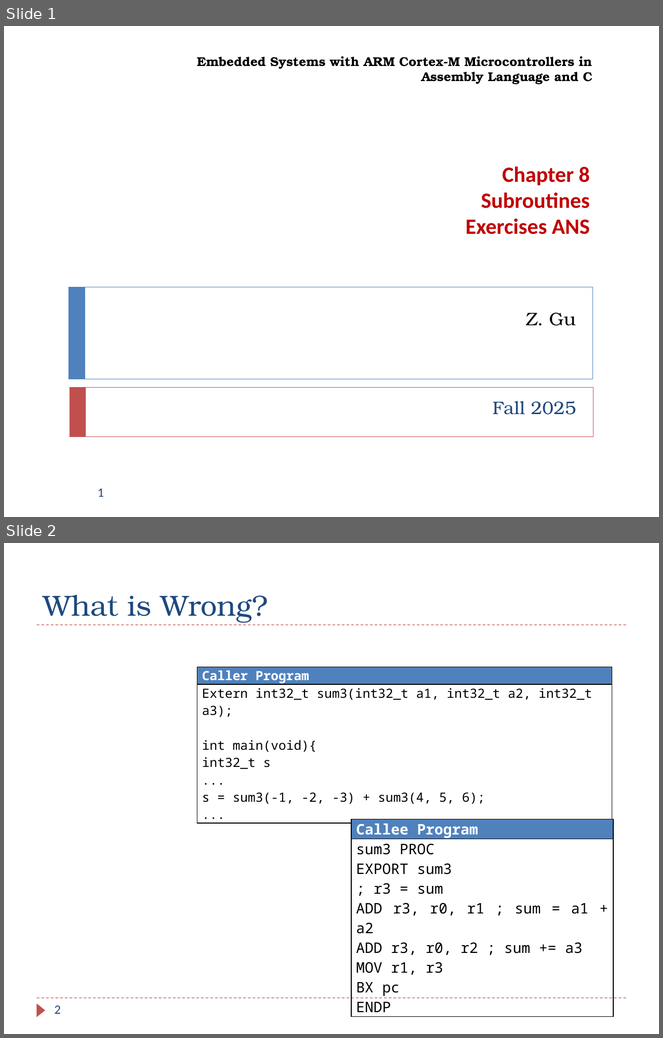
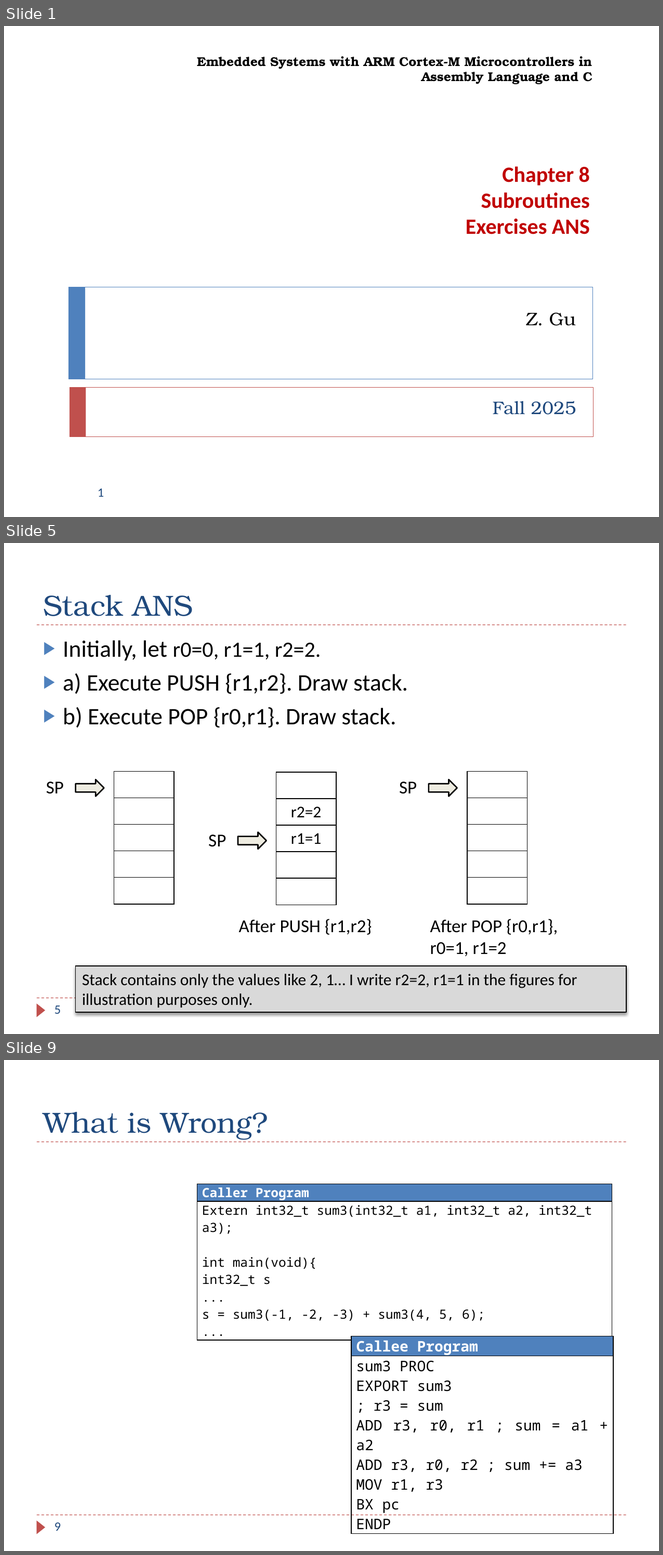
Before and after one commit to guhofstra/CSC111Fa25, a slide deck: PPTs/Ch8_ARM_Subroutines_Exercises ANS.pptx. Shown one above the other, each under a label of ours: slides 1 and 2 before the commit, slides 1, 5 and 9 after it; the slides between them are not shown. The pictures are 663x1038 and 663x1555 pixels, drawn with LibreOffice and Linux fonts; fonts in the diff are those of the drawing. Boxes give left, top, right and bottom in pixels: in the first picture for what was removed or moved away, otherwise in the second. Text is boxed around its words. In the diff, an @@ line names an element or a change of style, - is before the commit and + after.

```diff
--- a/PPTs/Ch8_ARM_Subroutines_Exercises ANS.pptx
+++ b/PPTs/Ch8_ARM_Subroutines_Exercises ANS.pptx
@@ slide 5 added at bbox=[4, 543, 659, 1034], background #FFFFFF; not listed: 3 template elements that a slide beside it also shows @@
@@ title added at bbox=[43, 595, 193, 616], 32 pt, text #1F497D @@
+Stack ANS
@@ text added at bbox=[63, 640, 408, 728], 26 pt, text #000000 @@
+▶ Initially, let r0=0, r1=1, r2=2.
+▶ a) Execute PUSH {r1,r2}. Draw stack.
+▶ b) Execute POP {r0,r1}. Draw stack.
@@ table added at bbox=[114, 772, 175, 905], 5 rows, 1 columns @@
+
+
+
+
+
@@ table added at bbox=[276, 772, 336, 905], 5 rows, 1 columns @@
+
+r2=2
+r1=1
+
+
@@ table added at bbox=[467, 772, 528, 905], 5 rows, 1 columns @@
+
+
+
+
+
@@ text added at bbox=[46, 782, 64, 794], 20 pt, text #000000 @@
+SP
@@ right arrow added at bbox=[75, 780, 104, 797], fill #EEECE1, outline #000000 1.5 pt @@
@@ text added at bbox=[399, 782, 417, 794], 20 pt, text #000000 @@
+SP
@@ right arrow added at bbox=[428, 780, 457, 797], fill #EEECE1, outline #000000 1.5 pt @@
@@ text added at bbox=[208, 835, 226, 847], 20 pt, text #000000 @@
+SP
@@ right arrow added at bbox=[238, 833, 266, 850], fill #EEECE1, outline #000000 1.5 pt @@
@@ text added at bbox=[239, 919, 372, 935], 20 pt, text #000000 @@
+After PUSH {r1,r2}
@@ text added at bbox=[430, 919, 558, 956], 20 pt, text #000000 @@
+After POP {r0,r1},
+r0=1, r1=2
@@ rectangle added at bbox=[75, 966, 626, 1013], fill #D9D9D9, outline #000000 0.75 pt, 18 pt, text #000000 @@
+Stack contains only the values like 2, 1… I write r2=2, r1=1 in the figures for illustration purposes only.
@@ page number added at bbox=[54, 1006, 61, 1014], 14 pt, text #1F497D @@
+5
@@ what was slide 2 is now slide 9 @@
@@ page number at bbox=[54, 1523, 61, 1531]: text changed @@
-2
+9
```
Also in this commit, not shown: 6 other slides added, 9 other files.
